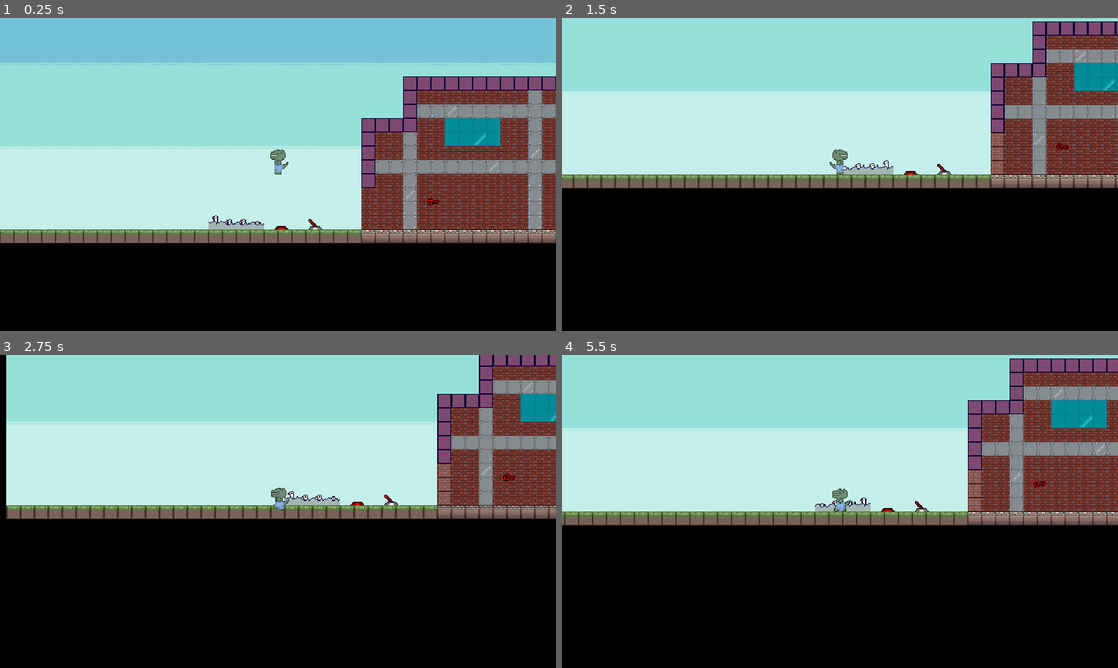
Above: before the commit, frames 1-4 (two rows, left to right).
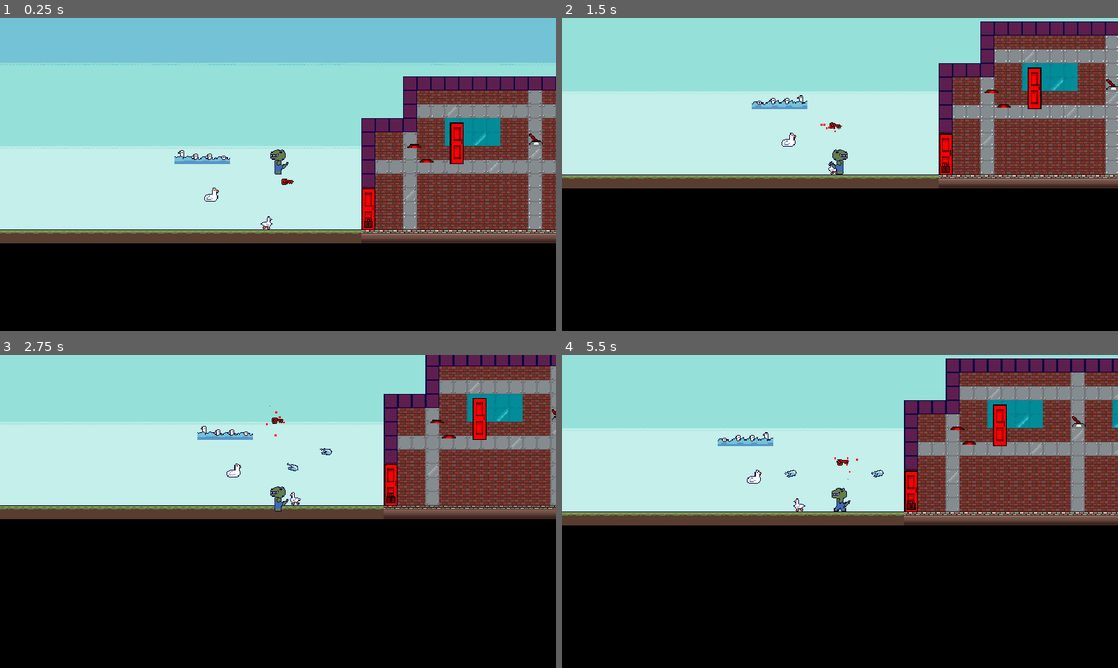
Above: after the commit, the same moments.

Repository: ColeWarden/trex_project
Game: Godot game, scene res://scenes/World.tscn
Same seed, same stepped clock (60 frames per second), same inputs: the game is played once before the commit and once after it.
Inputs (mouse positions are in pixels of both pictures, inside the frame that each line leads up to):
- Up to frame 1 (0.25 s): no input
- Up to frame 2 (1.5 s): move the mouse to (962, 158) at 0.52 s; hold A (a) 0.53-1.28 s; tap D (d) at 0.8, 1.35 s; move the mouse to (728, 190) at 1.27 s
- Up to frame 3 (2.75 s): tap Space (space) at 1.55 s; move the mouse to (333, 442) at 2.02 s; hold Space (space) from 2.03 s (still down); tap A (a) at 2.3 s
- Up to frame 4 (5.5 s): move the mouse to (812, 574) at 2.77 s; release Space (space) at 2.78 s; tap A (a) at 2.85, 4.55 s; tap D (d) at 3.05, 5.3 s; move the mouse to (1006, 558) at 3.52 s; hold D (d) 3.53-4.28 s; tap Space (space) at 3.8, 4.35 s; move the mouse to (673, 464) at 4.27 s; move the mouse to (867, 511) at 5.02 s; hold A (a) from 5.03 s (still down)

The runs differ from the first frame. In frame 1, 7.0% of the frame differs, in the area x 0-100%, y 18-72%; in frame 2, 16%; in frame 3, 15%; in frame 4, 19%, in the area x 0-100%, y 1-55%.

Commit message:
added fixes and stuff

Diff:
--- a/project.godot
+++ b/project.godot
@@ -54,6 +54,11 @@
 "language": "GDScript",
 "path": "res://scenes/player/player.gd"
 }, {
+"base": "Node2D",
+"class": "Projectile",
+"language": "GDScript",
+"path": "res://scenes/projectile/Projectile.gd"
+}, {
 "base": "OutputInteractable",
 "class": "Target",
 "language": "GDScript",
@@ -69,6 +74,7 @@
 "LockedDoor": "",
 "OutputInteractable": "",
 "Player": "",
+"Projectile": "",
 "Target": ""
 }
 
--- /dev/null
+++ b/resources/collision/CollisionShape2D.tscn
@@ -0,0 +1,7 @@
+[gd_scene load_steps=2 format=2]
+
+[sub_resource type="CircleShape2D" id=1]
+resource_local_to_scene = true
+
+[node name="CollisionShape2D" type="CollisionShape2D"]
+shape = SubResource( 1 )
--- a/scenes/World.tscn
+++ b/scenes/World.tscn
@@ -16,7 +16,10 @@
 [ext_resource path="res://resources/tiles/sheet0.png" type="Texture" id=14]
 [ext_resource path="res://resources/enviroment/clouds.png" type="Texture" id=15]
 [ext_resource path="res://resources/tiles/sky.png" type="Texture" id=16]
-[ext_resource path="res://resources/enemy/tile_goose/TileGoose.tscn" type="PackedScene" id=17]
+[ext_resource path="res://scenes/enemy/tile_goose/TileGoose.tscn" type="PackedScene" id=17]
+[ext_resource path="res://resources/interactables/door/door1.png" type="Texture" id=18]
+[ext_resource path="res://scenes/enemy/walking_goose/WalkingGoose.tscn" type="PackedScene" id=19]
+[ext_resource path="res://scenes/enemy/projectile_goose/ProjectileGoose.tscn" type="PackedScene" id=20]
 
 [sub_resource type="TileSet" id=8]
 1/name = "example.png 1"
@@ -175,7 +178,7 @@
 [sub_resource type="RectangleShape2D" id=10]
 extents = Vector2( 26.5, 3 )
 
-[node name="World" type="Node2D"]
+[node name="World" type="Node2D" groups=["world"]]
 script = ExtResource( 1 )
 
 [node name="DecorMap" type="TileMap" parent="."]
@@ -187,30 +190,31 @@
 tile_data = PoolIntArray( -3473408, 6, 1, -3473407, 6, 1, -3473406, 6, 1, -3473405, 6, 1, -3473404, 6, 1, -3473403, 6,  …(139285 unchanged characters)…
 
 [node name="CollisionMap" type="TileMap" parent="." groups=["collisionMap"]]
+visible = false
 modulate = Color( 1, 1, 1, 0.192157 )
 tile_set = SubResource( 7 )
 cell_size = Vector2( 16, 16 )
 collision_mask = 0
 format = 1
-tile_data = PoolIntArray( 0, 1, 0, 1, 1, 0, 2, 1, 0, 3, 1, 0 …(2516 unchanged characters)… 1, 0, 4, 589885, 0, 4, 589903, 0, 4, 655418, 0, 4, 655419, 0, 4, 655421, 0, 4, 655439, 0, 4, 720896, 0, 4, 720897, 0, 4, 720898, 0, 4, 720899, 0, 4, 720900, 0, 4, 720901, 0, 4, 720902, 0, 4, 720903, 0, 4, 720904, 0, 4, 720905, 0, 4, 720906, 0, 4, 720907, 0, 4, 720908, 0, 4, 720909, 0, 4, 720910, 0, 4, 720911, 0, 4, 720912, 0, 4, 720913, 0, 4, 720914, 0, 4, 720915, 0, 4, 720916, 0, 4, 720917, 0, 4, 720918, 0, 4, 720919, 0, 4, 720920, 0, 4, 720921, 0, 4, 720922, 0, 4, 720923, 0, 4, 720924, 0, 4, 720925, 0, …(823 unchanged characters)…
+tile_data = PoolIntArray( 0, 1, 0, 1, 1, 0, 2, 1, 0, 3, 1, 0 …(2516 unchanged characters)… 1, 0, 4, 589885, 0, 4, 589903, 0, 4, 655382, 0, 0, 655385, 0, 0, 655418, 0, 4, 655419, 0, 4, 655421, 0, 4, 655439, 0, 4, 720896, 0, 4, 720897, 0, 4, 720898, 0, 4, 720899, 0, 4, 720900, 0, 4, 720901, 0, 4, 720902, 0, 4, 720903, 0, 4, 720904, 0, 4, 720905, 0, 4, 720906, 0, 4, 720907, 0, 4, 720908, 0, 4, 720909, 0, 4, 720910, 0, 4, 720911, 0, 4, 720912, 0, 4, 720913, 0, 4, 720914, 0, 4, 720915, 0, 4, 720916, 0, 4, 720917, 0, 0, 720918, 0, 0, 720919, 0, 0, 720920, 0, 0, 720921, 0, 0, 720922, 0, 0, 720923, 0, 4, 720924, 0, 4, 720925, 0, …(823 unchanged characters)…
 script = ExtResource( 9 )
 
 [node name="YSort" type="YSort" parent="."]
 
 [node name="Lever" parent="YSort" instance=ExtResource( 7 )]
-position = Vector2( 443, 176 )
+position = Vector2( 697, 78 )
 color_mode = 0
 output_key = "apple"
 
 [node name="Button" parent="YSort" instance=ExtResource( 11 )]
-position = Vector2( 404, 176 )
+position = Vector2( 557, 82 )
 color_mode = 0
-output_key = "apple"
-
-[node name="Door" parent="YSort" instance=ExtResource( 8 )]
-position = Vector2( 504, 168 )
-input_key = "apple"
-door_tiles = PoolVector2Array( 31, 10, 31, 9, 31, 8 )
+output_key = "door0"
+
+[node name="Button2" parent="YSort" instance=ExtResource( 11 )]
+position = Vector2( 571, 99 )
+color_mode = 0
+output_key = "door0"
 
 [node name="Node2D" type="Node2D" parent="YSort"]
 visible = false
@@ -224,24 +228,46 @@
 shape = SubResource( 10 )
 
 [node name="Key" parent="YSort" instance=ExtResource( 12 )]
-position = Vector2( 579, 152 )
+position = Vector2( 411, 129 )
 output_key = "apple"
 
 [node name="LockedDoor" parent="YSort" instance=ExtResource( 13 )]
-position = Vector2( 782, 157 )
+position = Vector2( 504, 168 )
 input_key = "apple"
+door_tiles = PoolVector2Array( 31, 10, 31, 9, 31, 8 )
+
+[node name="Sprite" parent="YSort/LockedDoor" index="0"]
+position = Vector2( 0, -15 )
+texture = ExtResource( 18 )
 
 [node name="TileGoose" parent="YSort" instance=ExtResource( 17 )]
-position = Vector2( 360, 176 )
+position = Vector2( 321, 101 )
 
 [node name="TileGoose2" parent="YSort" instance=ExtResource( 17 )]
-position = Vector2( 344, 176 )
+position = Vector2( 305, 101 )
 
 [node name="TileGoose3" parent="YSort" instance=ExtResource( 17 )]
-position = Vector2( 328, 176 )
+position = Vector2( 289, 101 )
 
 [node name="TileGoose4" parent="YSort" instance=ExtResource( 17 )]
-position = Vector2( 376, 176 )
+position = Vector2( 337, 101 )
+
+[node name="Door" parent="YSort" instance=ExtResource( 8 )]
+position = Vector2( 606, 96 )
+input_key = "door0"
+door_tiles = PoolVector2Array( 31, 10, 31, 9, 31, 8 )
+
+[node name="Sprite" parent="YSort/Door" index="0"]
+modulate = Color( 1, 0, 0, 1 )
+position = Vector2( 0, -19 )
+texture = ExtResource( 18 )
+
+[node name="WalkingGoose" parent="YSort" instance=ExtResource( 19 )]
+position = Vector2( 381, 176 )
+speed = 100.0
+
+[node name="ProjectileGoose" parent="YSort" instance=ExtResource( 20 )]
+position = Vector2( 324, 145 )
 
 [node name="DontTouch" type="Node2D" parent="."]
 z_index = -1
@@ -255,9 +281,9 @@
 
 [node name="ColorRect2" type="ColorRect" parent="DontTouch"]
 margin_left = -418.0
-margin_top = -738.0
+margin_top = -734.0
 margin_right = 5056.0
-margin_bottom = 1255.0
+margin_bottom = 1259.0
 color = Color( 0, 0, 0, 1 )
 
 [node name="CanvasLayer" type="CanvasLayer" parent="."]
@@ -268,3 +294,6 @@
 margin_right = 40.0
 margin_bottom = 40.0
 texture = ExtResource( 15 )
+
+[editable path="YSort/LockedDoor"]
+[editable path="YSort/Door"]
--- a/scenes/areas/HitArea.tscn
+++ b/scenes/areas/HitArea.tscn
@@ -1,10 +1,13 @@
-[gd_scene load_steps=2 format=2]
+[gd_scene load_steps=3 format=2]
+
+[ext_resource path="res://resources/collision/CollisionShape2D.tscn" type="PackedScene" id=1]
 
 [sub_resource type="CircleShape2D" id=1]
+resource_local_to_scene = true
 
 [node name="HitArea" type="Area2D"]
 collision_layer = 2
 collision_mask = 0
 
-[node name="CollisionShape2D" type="CollisionShape2D" parent="."]
+[node name="CollisionShape2D" parent="." instance=ExtResource( 1 )]
 shape = SubResource( 1 )
--- a/scenes/areas/HurtArea.tscn
+++ b/scenes/areas/HurtArea.tscn
@@ -1,11 +1,13 @@
-[gd_scene load_steps=2 format=2]
+[gd_scene load_steps=3 format=2]
+
+[ext_resource path="res://resources/collision/CollisionShape2D.tscn" type="PackedScene" id=1]
 
 [sub_resource type="CircleShape2D" id=1]
-radius = 8.0
+resource_local_to_scene = true
 
 [node name="HurtArea" type="Area2D"]
 collision_layer = 2
 collision_mask = 0
 
-[node name="CollisionShape2D" type="CollisionShape2D" parent="."]
+[node name="CollisionShape2D" parent="." instance=ExtResource( 1 )]
 shape = SubResource( 1 )
--- a/scenes/areas/InteractArea.tscn
+++ b/scenes/areas/InteractArea.tscn
@@ -1,12 +1,13 @@
-[gd_scene load_steps=2 format=2]
+[gd_scene load_steps=3 format=2]
 
-[sub_resource type="CircleShape2D" id=3]
+[ext_resource path="res://resources/collision/CollisionShape2D.tscn" type="PackedScene" id=1]
+
+[sub_resource type="CircleShape2D" id=1]
 resource_local_to_scene = true
-radius = 10.0499
 
 [node name="InteractArea" type="Area2D"]
 collision_layer = 0
 collision_mask = 4
 
-[node name="CollisionShape2D" type="CollisionShape2D" parent="."]
-shape = SubResource( 3 )
+[node name="CollisionShape2D" parent="." instance=ExtResource( 1 )]
+shape = SubResource( 1 )
--- a/scenes/areas/InteractableArea.tscn
+++ b/scenes/areas/InteractableArea.tscn
@@ -1,10 +1,13 @@
-[gd_scene load_steps=2 format=2]
+[gd_scene load_steps=3 format=2]
+
+[ext_resource path="res://resources/collision/CollisionShape2D.tscn" type="PackedScene" id=1]
 
 [sub_resource type="CircleShape2D" id=1]
+resource_local_to_scene = true
 
 [node name="InteractableArea" type="Area2D"]
 collision_layer = 4
 collision_mask = 0
 
-[node name="CollisionShape2D" type="CollisionShape2D" parent="."]
+[node name="CollisionShape2D" parent="." instance=ExtResource( 1 )]
 shape = SubResource( 1 )
--- /dev/null
+++ b/scenes/enemy/projectile_goose/ProjectileGoose.gd
@@ -0,0 +1,38 @@
+extends Node2D
+
+export(float) var projectile_speed = 100.0
+export(Vector2) var projectile_direction = Vector2.RIGHT
+export(float) var fire_rate = 1.0
+
+var counter: float = 0.0
+var world: Node2D
+
+onready var timer: Timer = $Timer
+onready var animationPlayer: AnimationPlayer = $AnimationPlayer
+
+
+func _ready() -> void:
+	animationPlayer.playback_speed = 10.0
+	yield(get_tree().create_timer(rand_range(0.0, fire_rate)), "timeout")
+	timer.start(fire_rate)
+
+
+func get_world()-> Node2D:
+	return get_tree().get_nodes_in_group("world").front()
+
+
+func _shoot_projectile()-> void:
+	shoot_projectile(projectile_direction, projectile_speed)
+
+
+func shoot_projectile(direction: Vector2, spd: float)-> void:
+	if !world:
+		world = get_world()
+	var inst: Projectile = world.create_projectile(direction, spd)
+	var offset = Vector2(8, -12)
+	inst.global_position = global_position + offset
+
+
+func start_animation()-> void:
+	if !animationPlayer.is_playing():
+		animationPlayer.play("fire")
--- /dev/null
+++ b/scenes/enemy/projectile_goose/ProjectileGoose.tscn
@@ -0,0 +1,82 @@
+[gd_scene load_steps=6 format=2]
+
+[ext_resource path="res://scenes/enemy/projectile_goose/ProjectileGoose.gd" type="Script" id=1]
+[ext_resource path="res://resources/enemy/spitting_goose/spitting_goose.png" type="Texture" id=2]
+
+[sub_resource type="Animation" id=1]
+length = 0.001
+tracks/0/type = "value"
+tracks/0/path = NodePath("Sprite:frame")
+tracks/0/interp = 1
+tracks/0/loop_wrap = true
+tracks/0/imported = false
+tracks/0/enabled = true
+tracks/0/keys = {
+"times": PoolRealArray( 0 ),
+"transitions": PoolRealArray( 1 ),
+"update": 0,
+"values": [ 0 ]
+}
+
+[sub_resource type="Animation" id=2]
+resource_name = "fire"
+length = 6.0
+step = 1.0
+tracks/0/type = "value"
+tracks/0/path = NodePath("Sprite:frame")
+tracks/0/interp = 1
+tracks/0/loop_wrap = true
+tracks/0/imported = false
+tracks/0/enabled = true
+tracks/0/keys = {
+"times": PoolRealArray( 0, 1, 2, 3, 6 ),
+"transitions": PoolRealArray( 1, 1, 1, 1, 1 ),
+"update": 1,
+"values": [ 0, 1, 2, 3, 0 ]
+}
+tracks/1/type = "method"
+tracks/1/path = NodePath(".")
+tracks/1/interp = 1
+tracks/1/loop_wrap = true
+tracks/1/imported = false
+tracks/1/enabled = true
+tracks/1/keys = {
+"times": PoolRealArray( 3 ),
+"transitions": PoolRealArray( 1 ),
+"values": [ {
+"args": [  ],
+"method": "_shoot_projectile"
+} ]
+}
+
+[sub_resource type="Animation" id=3]
+resource_name = "idle"
+tracks/0/type = "value"
+tracks/0/path = NodePath("Sprite:frame")
+tracks/0/interp = 1
+tracks/0/loop_wrap = true
+tracks/0/imported = false
+tracks/0/enabled = true
+tracks/0/keys = {
+"times": PoolRealArray( 0 ),
+"transitions": PoolRealArray( 1 ),
+"update": 1,
+"values": [ 0 ]
+}
+
+[node name="ProjectileGoose" type="Node2D"]
+script = ExtResource( 1 )
+
+[node name="Sprite" type="Sprite" parent="."]
+position = Vector2( 0, -9 )
+texture = ExtResource( 2 )
+hframes = 4
+
+[node name="Timer" type="Timer" parent="."]
+
+[node name="AnimationPlayer" type="AnimationPlayer" parent="."]
+anims/RESET = SubResource( 1 )
+anims/fire = SubResource( 2 )
+anims/idle = SubResource( 3 )
+
+[connection signal="timeout" from="Timer" to="." method="start_animation"]
--- a/resources/enemy/tile_goose/TileGoose.tscn
+++ b/scenes/enemy/tile_goose/TileGoose.tscn
@@ -1,8 +1,11 @@
-[gd_scene load_steps=6 format=2]
+[gd_scene load_steps=7 format=2]
 
-[ext_resource path="res://resources/enemy/tile_goose/tile_goose.png" type="Texture" id=1]
+[ext_resource path="res://scenes/enemy/tile_goose/tile_goose.gd" type="Script" id=1]
 [ext_resource path="res://scenes/areas/HurtArea.tscn" type="PackedScene" id=2]
-[ext_resource path="res://resources/enemy/tile_goose/tile_goose.gd" type="Script" id=3]
+[ext_resource path="res://resources/enemy/tile_goose/tile_goose.png" type="Texture" id=3]
+
+[sub_resource type="CircleShape2D" id=3]
+resource_local_to_scene = true
 
 [sub_resource type="Animation" id=1]
 length = 0.001
@@ -38,15 +41,18 @@
 }
 
 [node name="TileGoose" type="Node2D"]
-script = ExtResource( 3 )
+script = ExtResource( 1 )
 
 [node name="Sprite" type="Sprite" parent="."]
 position = Vector2( 0, -8 )
-texture = ExtResource( 1 )
+texture = ExtResource( 3 )
 hframes = 4
 
 [node name="HurtArea" parent="." instance=ExtResource( 2 )]
 position = Vector2( 0, -4 )
+
+[node name="CollisionShape2D" parent="HurtArea" index="0"]
+shape = SubResource( 3 )
 
 [node name="AnimationPlayer" type="AnimationPlayer" parent="."]
 anims/RESET = SubResource( 1 )
--- a/scenes/enemy/walking_goose/Goose.tscn
+++ b/scenes/enemy/walking_goose/WalkingGoose.tscn
@@ -1,6 +1,6 @@
 [gd_scene load_steps=8 format=2]
 
-[ext_resource path="res://scenes/enemy/walking_goose/goose.gd" type="Script" id=1]
+[ext_resource path="res://scenes/enemy/walking_goose/walking_goose.gd" type="Script" id=1]
 [ext_resource path="res://resources/enemy/walking_goose/goose.png" type="Texture" id=2]
 [ext_resource path="res://scenes/areas/HurtArea.tscn" type="PackedScene" id=3]
 
@@ -23,13 +23,15 @@
 [sub_resource type="RectangleShape2D" id=4]
 extents = Vector2( 3.5, 5.5 )
 
-[node name="Goose" type="KinematicBody2D"]
+[node name="WalkingGoose" type="KinematicBody2D"]
+collision_layer = 0
 script = ExtResource( 1 )
 
 [node name="AnimatedSprite" type="AnimatedSprite" parent="."]
 position = Vector2( 0, -8 )
 frames = SubResource( 3 )
 animation = "Walking"
+playing = true
 
 [node name="CollisionShape2D" type="CollisionShape2D" parent="."]
 position = Vector2( 0, -6 )
--- a/scenes/enemy/walking_goose/goose.gd
+++ /dev/null
@@ -1,22 +0,0 @@
-extends KinematicBody2D
-
-var direction = Vector2.RIGHT # (1, 0)
-var velocity = Vector2.ZERO
-
-onready var ledgeCheck: = $LedgeCheck
-
-
-
-func _physics_process(delta):
-
-	var found_wall = is_on_wall()
-	var found_ledge = not ledgeCheck.is_colliding()
-
-	if found_wall or found_ledge:
-		direction *= -1
-
-	$AnimatedSprite.flip_h = direction.x > 0
-
-
-	velocity = direction * 25
-	move_and_slide(velocity, Vector2.UP)
--- /dev/null
+++ b/scenes/enemy/walking_goose/walking_goose.gd
@@ -0,0 +1,24 @@
+extends KinematicBody2D
+
+var direction = Vector2.RIGHT
+export(float) var speed: float = 25.0
+var velocity = direction * speed
+
+
+onready var ledgeCheck: = $LedgeCheck
+onready var animationSprite: AnimatedSprite = $AnimatedSprite
+
+
+func _ready() -> void:
+	animationSprite.flip_h = direction.x > 0
+
+
+func _physics_process(_delta: float):
+	var found_wall = is_on_wall()
+	var found_ledge = !ledgeCheck.is_colliding()
+
+	if found_wall or found_ledge:
+		direction *= -1
+		animationSprite.flip_h = direction.x > 0
+		velocity = direction * 25
+	move_and_slide(velocity, Vector2.UP)
--- a/scenes/interactables/door/door.gd
+++ b/scenes/interactables/door/door.gd
@@ -12,8 +12,10 @@
 	for tile_pos in door_tiles:
 		if value:
 			collisionTileMap.remove_collision_tile(tile_pos)
+			set_sprite_mod_a(0.3)
 		else:
 			collisionTileMap.add_collision_tile(tile_pos)
+			set_sprite_mod_a(1.0)
 
 
 func get_collisionTileMap()-> TileMap:
--- a/scenes/interactables/interactable.gd
+++ b/scenes/interactables/interactable.gd
@@ -22,5 +22,9 @@
 	sprite.frame = frame
 
 
+func set_sprite_mod_a(mod_a: float)-> void:
+	sprite.modulate.a = mod_a
+
+
 func set_color_mode(color: int)-> void:
 	sprite.modulate = COLORS[color]
--- a/scenes/interactables/key/Key.tscn
+++ b/scenes/interactables/key/Key.tscn
@@ -163,6 +163,7 @@
 orbit_velocity = 0.0
 orbit_velocity_random = 0.0
 linear_accel = 20.0
+scale = 2.0
 scale_curve = SubResource( 6 )
 color = Color( 1, 0, 0, 1 )
 
--- a/scenes/interactables/locked_door/LockedDoor.tscn
+++ b/scenes/interactables/locked_door/LockedDoor.tscn
@@ -69,11 +69,11 @@
 [node name="InteractableArea" parent="." instance=ExtResource( 3 )]
 
 [node name="Lock" type="Sprite" parent="."]
-visible = false
 modulate = Color( 1, 0, 0, 1 )
 texture = ExtResource( 2 )
 hframes = 3
 
 [node name="AnimationPlayer" type="AnimationPlayer" parent="."]
+playback_speed = 10.0
 anims/RESET = SubResource( 1 )
 anims/unlock = SubResource( 2 )
--- a/scenes/interactables/locked_door/locked_door.gd
+++ b/scenes/interactables/locked_door/locked_door.gd
@@ -8,6 +8,7 @@
 func _ready() -> void:
 	._ready()
 	lockSprite = $Lock
+	receive_active(false)
 	$AnimationPlayer.playback_speed = 10.0
 
 
@@ -16,18 +17,8 @@
 	get_node("Lock").modulate = COLORS[color_mode]
 
 
-# Override, called by output_interactables
-func receive_active(value)-> void:
-	pass
-
-
 func unlock_door(value: bool)-> void:
-	var collisionTileMap: TileMap = get_collisionTileMap()
-	for tile_pos in door_tiles:
-		if value:
-			collisionTileMap.remove_collision_tile(tile_pos)
-		else:
-			collisionTileMap.add_collision_tile(tile_pos)
+	receive_active(value)
 	play_lock_animation()
 
 
--- a/scenes/player/Player.tscn
+++ b/scenes/player/Player.tscn
@@ -21,6 +21,54 @@
 "transitions": PoolRealArray( 1 ),
 "update": 0,
 "values": [ 0 ]
+}
+
+[sub_resource type="Animation" id=8]
+resource_name = "death"
+length = 2.0
+step = 1.0
+tracks/0/type = "value"
+tracks/0/path = NodePath("Sprite:frame")
+tracks/0/interp = 1
+tracks/0/loop_wrap = true
+tracks/0/imported = false
+tracks/0/enabled = true
+tracks/0/keys = {
+"times": PoolRealArray( 0, 1 ),
+"transitions": PoolRealArray( 1, 1 ),
+"update": 1,
+"values": [ 4, 5 ]
+}
+tracks/1/type = "method"
+tracks/1/path = NodePath(".")
+tracks/1/interp = 1
+tracks/1/loop_wrap = true
+tracks/1/imported = false
+tracks/1/enabled = true
+tracks/1/keys = {
+"times": PoolRealArray( 2 ),
+"transitions": PoolRealArray( 1 ),
+"values": [ {
+"args": [  ],
+"method": "_ghost"
+} ]
+}
+
+[sub_resource type="Animation" id=9]
+resource_name = "ghost"
+length = 2.0
+step = 1.0
+tracks/0/type = "value"
+tracks/0/path = NodePath("Sprite:frame")
+tracks/0/interp = 1
+tracks/0/loop_wrap = true
+tracks/0/imported = false
+tracks/0/enabled = true
+tracks/0/keys = {
+"times": PoolRealArray( 0, 1 ),
+"transitions": PoolRealArray( 1, 1 ),
+"update": 1,
+"values": [ 6, 7 ]
 }
 
 [sub_resource type="Animation" id=5]
@@ -83,7 +131,7 @@
 position = Vector2( 0, -16 )
 texture = ExtResource( 1 )
 hframes = 2
-vframes = 2
+vframes = 4
 
 [node name="CollisionShape2D" type="CollisionShape2D" parent="."]
 position = Vector2( 0, -6 )
@@ -94,6 +142,8 @@
 
 [node name="AnimationPlayer" type="AnimationPlayer" parent="."]
 anims/RESET = SubResource( 2 )
+anims/death = SubResource( 8 )
+anims/ghost = SubResource( 9 )
 anims/idle = SubResource( 5 )
 anims/jump = SubResource( 3 )
 anims/walk = SubResource( 4 )
--- a/scenes/player/player.gd
+++ b/scenes/player/player.gd
@@ -4,7 +4,9 @@
 enum ANIM {
 	IDLE,
 	WALK,
-	JUMP
+	JUMP,
+	DEATH,
+	GHOST
 }
 
 const DEAD_ZONE_LIMIT = 0.5
@@ -49,6 +51,11 @@
 	velocity = Vector2(clamped_x, clamped_y)
 	velocity = move_and_slide(velocity, Vector2.UP, true)
 	global_position += velocity
+
+	if Input.is_action_just_pressed("space"):
+		var world: Node2D = get_tree().get_nodes_in_group("world").front()
+		var proj: Projectile = world.create_projectile(get_local_mouse_position(), 100.0)
+		proj.global_position = global_position
 
 
 func _calculate_horz_movement(velocity_x: float, delta: float)-> float:
@@ -134,7 +141,19 @@
 		animationPlayer.play("walk")
 	elif animation_state == ANIM.JUMP:
 		animationPlayer.play("jump")
+	elif animation_state == ANIM.DEATH:
+		animationPlayer.play("death")
+	elif animation_state == ANIM.GHOST:
+		animationPlayer.play("ghost")
+
+
+func _die()-> void:
+	set_animation(ANIM.DEATH)
+
+
+func _ghost()-> void:
+	set_animation(ANIM.GHOST)
 
 
 func _area_entered(area: Area2D) -> void:
-	print(area)
+	_die()
--- /dev/null
+++ b/scenes/projectile/Projectile.gd
@@ -0,0 +1,32 @@
+extends Node2D
+class_name Projectile
+
+var speed: float = 5.0
+var direction: Vector2 = Vector2.RIGHT
+var velocity: Vector2
+onready var sprite: Sprite = $Sprite
+
+
+func set_direction(dir: Vector2)-> void:
+	direction = dir.normalized()
+	sprite.look_at(dir + global_position)
+	update_velocity(direction, speed)
+
+
+func set_speed(spd: float)-> void:
+	speed = spd
+	update_velocity(direction, speed)
+
+
+func update_velocity(dir: Vector2, spd: float)-> void:
+	velocity = dir * spd
+
+
+func _process(delta: float) -> void:
+	sprite.rotation_degrees = sin(global_position.x * delta * 8) * 15
+	global_position += velocity * delta
+
+
+func _on_Area2D_body_entered(body: Node) -> void:
+	if body is TileMap:
+		queue_free()
--- /dev/null
+++ b/scenes/projectile/Projectile.tscn
@@ -0,0 +1,36 @@
+[gd_scene load_steps=7 format=2]
+
+[ext_resource path="res://scenes/areas/HurtArea.tscn" type="PackedScene" id=1]
+[ext_resource path="res://scenes/projectile/Projectile.gd" type="Script" id=2]
+[ext_resource path="res://resources/collision/CollisionShape2D.tscn" type="PackedScene" id=3]
+[ext_resource path="res://resources/projectile/spit.png" type="Texture" id=4]
+
+[sub_resource type="CircleShape2D" id=2]
+resource_local_to_scene = true
+radius = 3.0
+
+[sub_resource type="CircleShape2D" id=1]
+resource_local_to_scene = true
+radius = 5.0
+
+[node name="Projectile" type="Node2D"]
+script = ExtResource( 2 )
+
+[node name="HurtArea" parent="." instance=ExtResource( 1 )]
+
+[node name="CollisionShape2D" parent="HurtArea" index="0"]
+shape = SubResource( 2 )
+
+[node name="Sprite" type="Sprite" parent="."]
+texture = ExtResource( 4 )
+hframes = 2
+
+[node name="Area2D" type="Area2D" parent="."]
+collision_layer = 0
+
+[node name="CollisionShape2D" parent="Area2D" instance=ExtResource( 3 )]
+shape = SubResource( 1 )
+
+[connection signal="body_entered" from="Area2D" to="." method="_on_Area2D_body_entered"]
+
+[editable path="HurtArea"]
--- a/scenes/world.gd
+++ b/scenes/world.gd
@@ -1,8 +1,12 @@
 extends Node2D
+
+const packedProjectile: PackedScene = preload("res://scenes/projectile/Projectile.tscn")
 
 var starting_pos: Vector2 = Vector2(400, 64)
 var devices: Array = []
+
 onready var packedPlayer: PackedScene = preload("res://scenes/player/Player.tscn")
+onready var ySort: YSort = $YSort
 
 
 func _ready() -> void:
@@ -19,6 +23,18 @@
 		inst.global_position = starting_pos
 
 
+func get_ySort()-> YSort:
+	return ySort
+
+
+func create_projectile(direction: Vector2, spd: float)-> Projectile:
+	var inst: Projectile = packedProjectile.instance()
+	ySort.add_child(inst)
+	inst.set_direction(direction)
+	inst.set_speed(spd)
+	return inst
+
+
 ## Called every frame. 'delta' is the elapsed time since the previous frame.
 #func _process(delta: float) -> void:
 #	pass
Binary file added: resources/enemy/spitting_goose/spitting_goose.png
Not shown, added: resources/enemy/spitting_goose/spitting_goose.png.import
Binary file changed: resources/enemy/tile_goose/tile_goose.png
Binary file changed: resources/enemy/walking_goose/goose.png
Binary file added: resources/enviroment/bush.png
Not shown, added: resources/enviroment/bush.png.import
Binary file added: resources/enviroment/cloud0.png
Not shown, added: resources/enviroment/cloud0.png.import
Binary file added: resources/enviroment/cougar.png
Not shown, added: resources/enviroment/cougar.png.import
Binary file added: resources/enviroment/tree0.png
Not shown, added: resources/enviroment/tree0.png.import
(and 19 more such lines)
